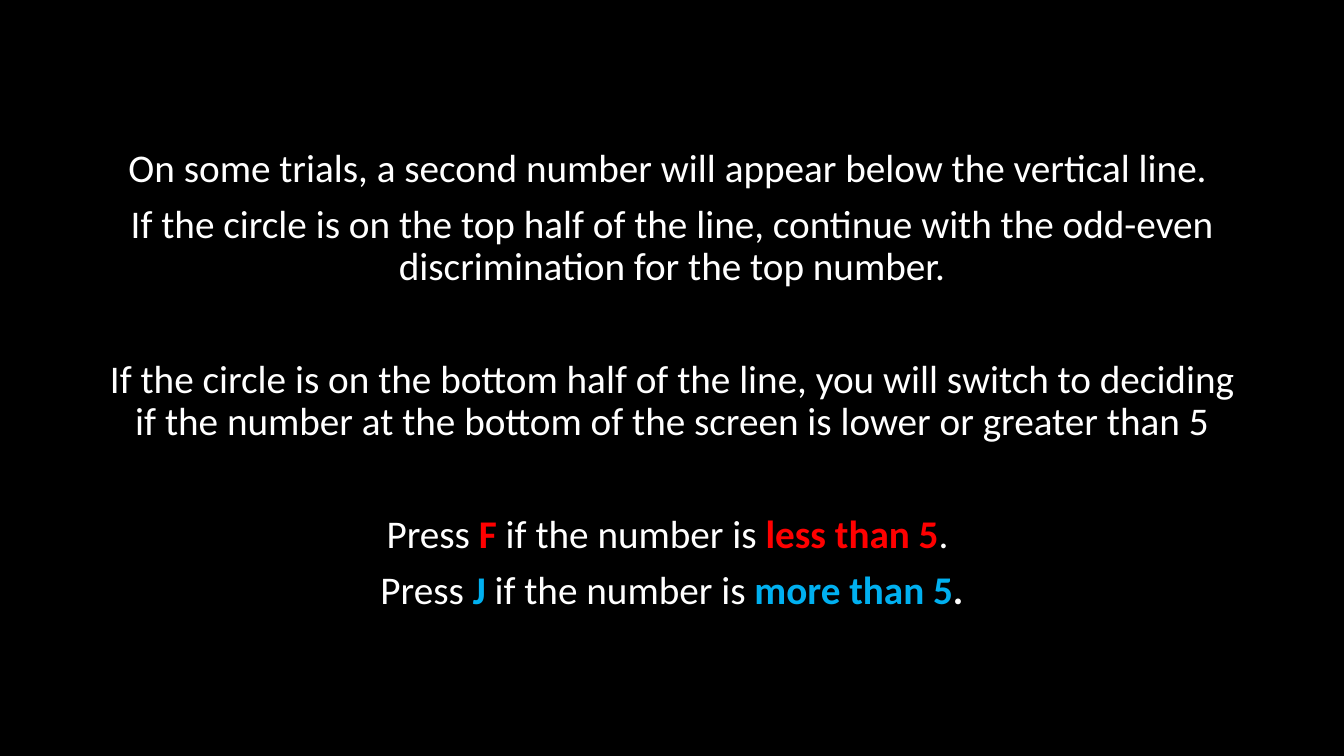
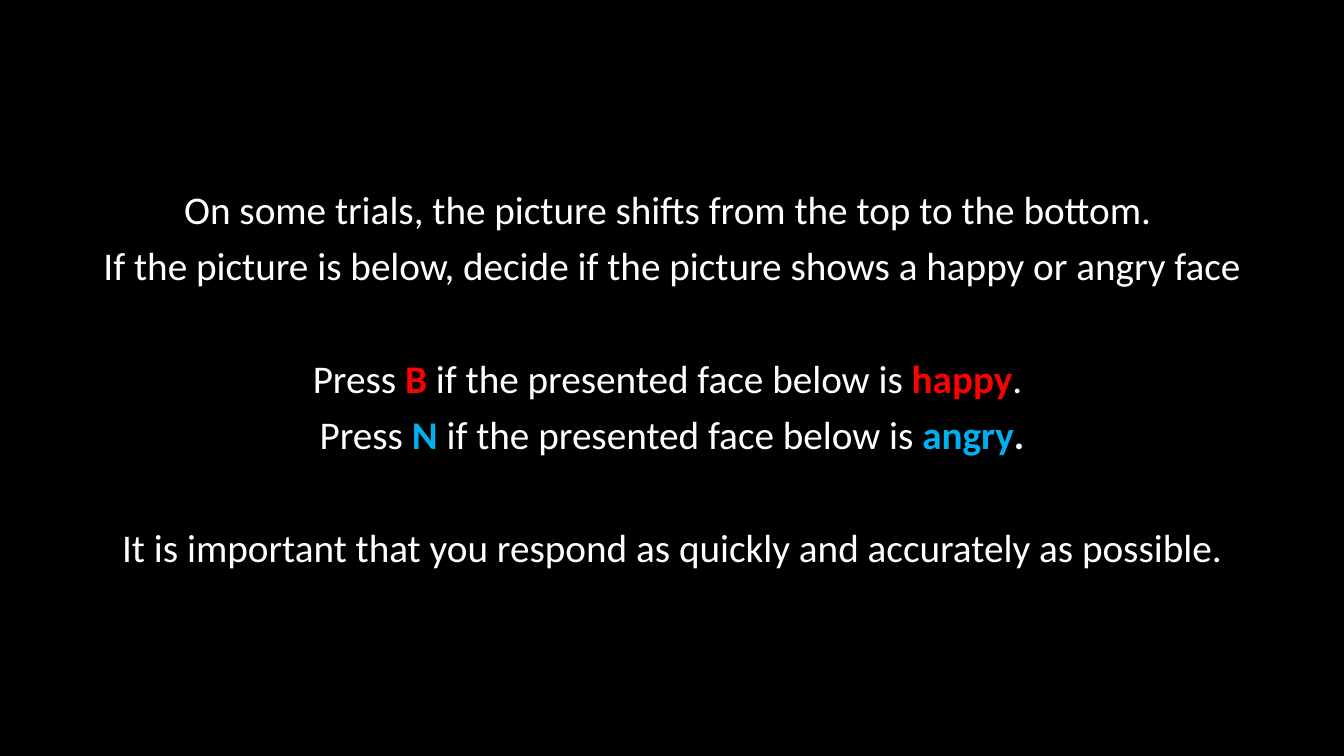
Before and after one commit to winsonfzyang/mindfulness_flexibility, a slide deck: slide 3 of instructions/affflex.pptx. Drawn at 1344x756 pixels with LibreOffice and Linux fonts; fonts in the diff are those of the drawing. Boxes give left, top, right and bottom in pixels: in the first picture for what was removed or moved away, otherwise in the second. Text is boxed around its words. In the diff, an @@ line names an element or a change of style, - is before the commit and + after.

Commit message:
update cog switch buttons

```diff
--- a/instructions/affflex.pptx
+++ b/instructions/affflex.pptx
@@ text at [103,196,1240,569]: text changed @@
-On some trials, a second number will appear below the vertical line.
-If the circle is on the top half of the line, continue with the odd-even discrimination for the top number.
-If the circle is on the bottom half of the line, you will switch to deciding if the number at the bottom of the screen is lower or greater than 5
-Press F if the number is less than 5.
-Press J if the number is more than 5.
+On some trials, the picture shifts from the top to the bottom.
+If the picture is below, decide if the picture shows a happy or angry face
+Press B if the presented face below is happy.
+Press N if the presented face below is angry.
+It is important that you respond as quickly and accurately as possible.
```
Also in this commit, not shown: 1 other slide changed, 6 slides added, 10 slides removed, 1 other file.
